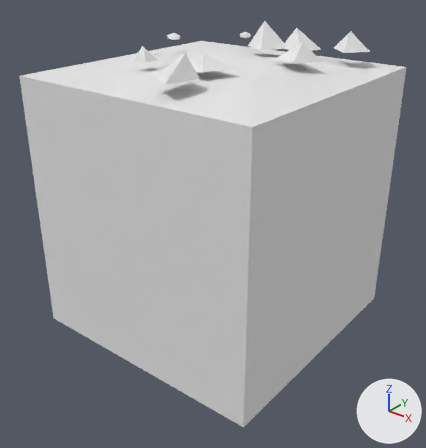
Renders of the FBX model Assets/Tiles/Rock/Scree Tile 3.fbx from each side of a commit.
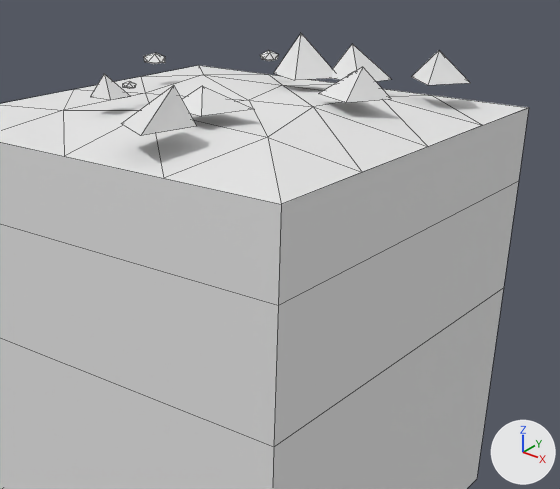
Each version is shown whole from a 50 mm lens placed at (2.68, -3.42, 1.92), pointed at (0.05, -0.14, -0.11), then close up on the part from 18% to 100% of the width and 0% to 68% of the height. Every picture has the same lights, and +X, +Y and +Z are marked at lower right. The last two pictures show the newer version. The close-ups show mesh edges as thin lines. Where no turn or scale is listed for an object, it has been applied to the vertices. Vertices at exactly the same position are counted once.

Names of what the first close-up shows: 'Scree Tile 3'.
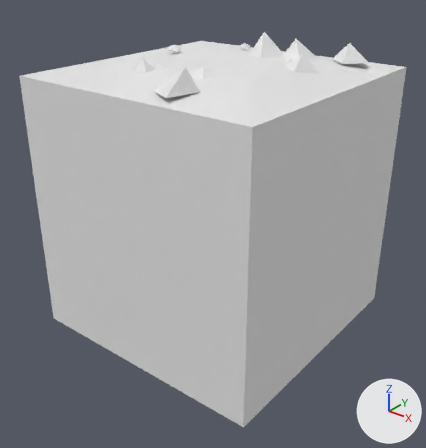
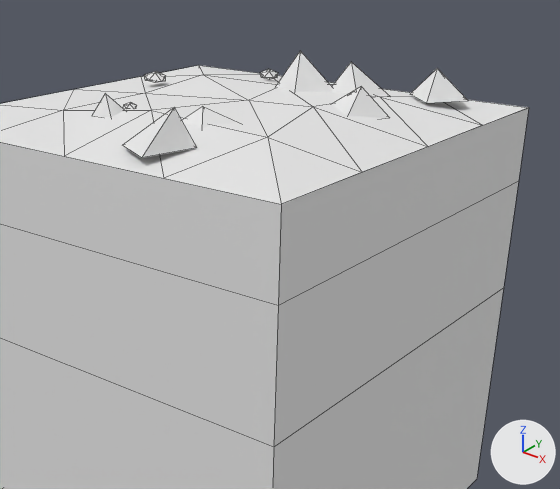
What the commit changed:
me_scree_tile_3 is used by ob_scree_tile_3; location (0.0, 0.0, 0.0).
Verts and faces of me_scree_tile_3; kept vertices keep their numbers, new ones are numbered from 120.
Before the commit, vertices of me_scree_tile_3: 47 (-0.26, -0.51, 1.27) at pixel (104, 73), 48 (-0.32, -0.54, 1.17) at pixel (90, 96), 49 (-0.2, -0.54, 1.17) at pixel (110, 99), 50 (-0.31, -0.44, 1.17), 51 (-0.18, -0.44, 1.17) at pixel (130, 96).
Before the commit, vertices of me_scree_tile_3: 72 (-0.27, -0.32, 1.19), 73 (-0.24, -0.34, 1.19) at pixel (135, 87), 74 (-0.28, -0.34, 1.18), 75 (-0.24, -0.34, 1.2) at pixel (136, 84), 76 (-0.3, -0.34, 1.19).
Before the commit, vertices of me_scree_tile_3: 77 (-0.28, -0.34, 1.21) at pixel (129, 81), 78 (-0.23, -0.37, 1.19) at pixel (133, 88), 79 (-0.26, -0.37, 1.18) at pixel (129, 88), 80 (-0.3, -0.37, 1.19) at pixel (122, 87), 81 (-0.29, -0.37, 1.2) at pixel (122, 83).
Before the commit, vertices of me_scree_tile_3: 82 (-0.26, -0.37, 1.21) at pixel (129, 82), 83 (-0.27, -0.38, 1.19) at pixel (125, 87).
Before the commit, vertices of me_scree_tile_3: 62 (0.2, -0.42, 1.25) at pixel (202, 85), 63 (0.16, -0.3, 1.17), 64 (0.11, -0.52, 1.17), 65 (0.39, -0.33, 1.17) at pixel (254, 109), 66 (0.31, -0.56, 1.17) at pixel (201, 116).
Before the commit, vertices of me_scree_tile_3: 67 (0.34, -0.76, 1.32) at pixel (173, 85), 68 (0.41, -0.71, 1.17) at pixel (196, 126), 69 (0.21, -0.62, 1.17), 70 (0.35, -0.95, 1.17) at pixel (140, 135), 71 (0.17, -0.86, 1.17) at pixel (121, 123).
Before the commit, vertices of me_scree_tile_3: 108 (-0.63, 0.28, 1.2), 109 (-0.58, 0.24, 1.19) at pixel (165, 62), 110 (-0.65, 0.24, 1.19), 111 (-0.58, 0.24, 1.22) at pixel (165, 56), 112 (-0.68, 0.24, 1.2).
Before the commit, vertices of me_scree_tile_3: 113 (-0.65, 0.24, 1.24) at pixel (155, 52), 114 (-0.56, 0.19, 1.2) at pixel (161, 62), 115 (-0.61, 0.19, 1.19) at pixel (154, 63), 116 (-0.68, 0.19, 1.19) at pixel (144, 61), 117 (-0.68, 0.19, 1.22) at pixel (143, 56).
Before the commit, vertices of me_scree_tile_3: 118 (-0.61, 0.19, 1.24) at pixel (154, 54), 119 (-0.63, 0.16, 1.2) at pixel (147, 62).
me_scree_tile_3 had 120 vertices, 153 faces and spanned x -1.0..1.0, y -1.0..1.0, z -1.0..1.36.
me_scree_tile_3 now has 120 vertices, 160 faces and spans x -1.0..1.0, y -1.0..1.0, z -1.0..1.28.
Part 1, on me_scree_tile_3:
24 vertices in x -0.29..0.41, y 0.43..0.71, z 1.19..1.23 move by (0.0, 0.0, -0.09).
20 vertices in x -0.06..0.8, y 0.02..0.94, z 1.17..1.36 move by (0.0, 0.0, -0.08).
4 new faces join them.
Part 2, on me_scree_tile_3:
Vertices 47 to 51 move by (0.0, 0.0, -0.08).
Vertices 72 to 83 move by (0.0, 0.0, -0.09).
New faces: (48, 50, 51, 49).
Part 3, on me_scree_tile_3:
Vertices 62 to 71 move by (0.0, 0.0, -0.08).
New faces: (63, 65, 66, 64), (68, 70, 71, 69).
Part 4, on me_scree_tile_3:
Vertices 108 to 119 move by (0.0, 0.0, -0.09).

What differs and where, as boxes [x1, y1, x2, y2] in the close-ups (560 x 489 px; the box of a moved part takes in the faces that stretch with it):
'Scree Tile 3', reshaped
    before: [0, 33, 529, 489]
    after: [0, 51, 529, 489]
part 1 of me_scree_tile_3, moved or reshaped
    before: [260, 33, 470, 103]
    after: [260, 51, 468, 118]
part 2 of me_scree_tile_3, reshaped
    before: [91, 74, 136, 100]
    after: [92, 93, 137, 117]
part 3 of me_scree_tile_3, reshaped
    before: [122, 85, 255, 135]
    after: [123, 106, 236, 158]
part 4 of me_scree_tile_3, moved or reshaped
    before: [144, 53, 165, 64]
    after: [144, 71, 166, 83]
